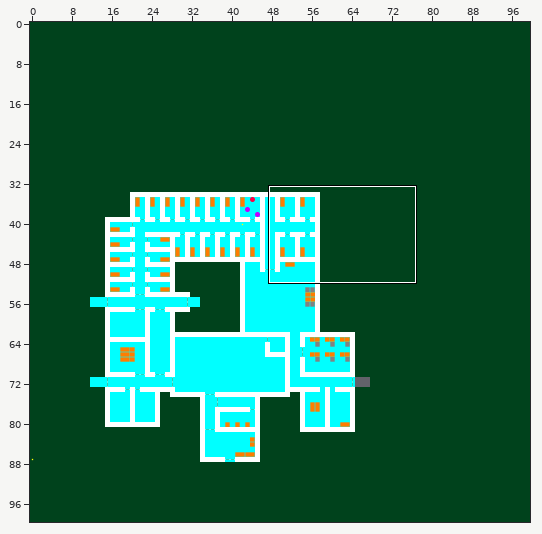
Two versions of a level (Tiled map, ALPHA TEX/world1beta.tmx). The first picture is a wide view before the edit; the outline marks the close-up.
Close-up. As it was:
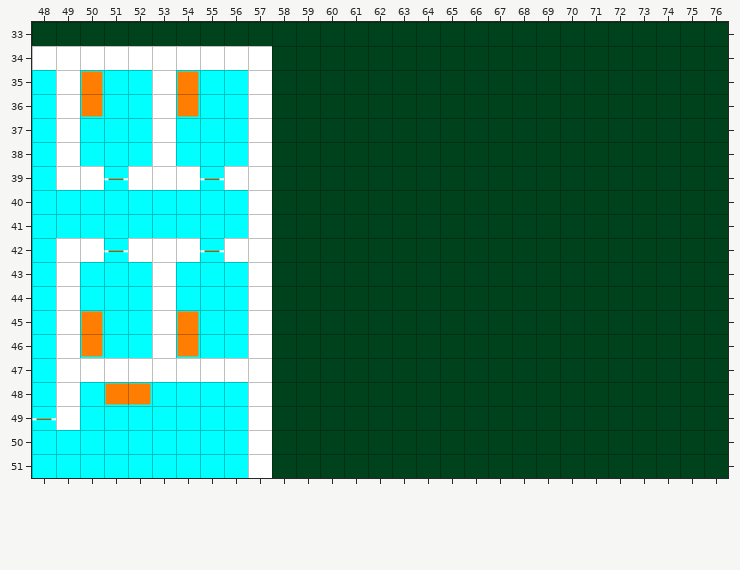
Cells are 64x64 px. Shown: x 48..76, y 33..51. The commit also changed other parts of the map, which this record leaves out.
After:
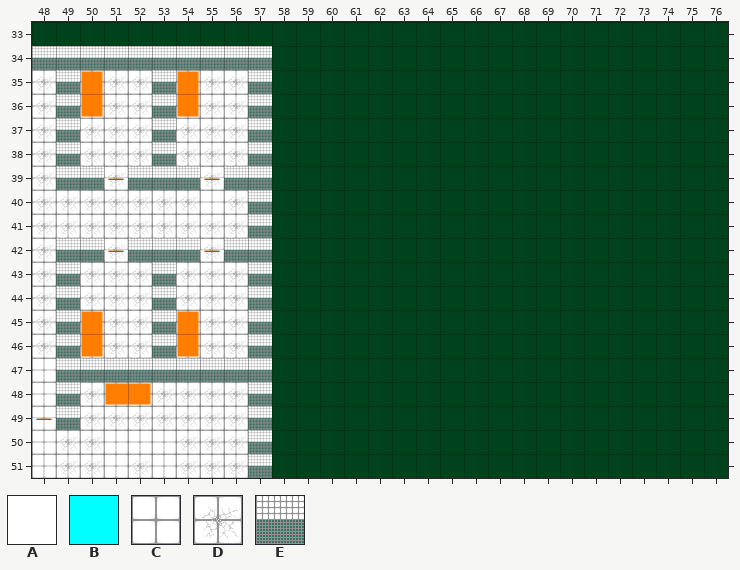
Key: from "alpha_sprite_sheet": A 0, B 1; from "floor_wall_sheet": C 0, D 4, E 5.
_ is an empty cell, . an unchanged one.
Edits made:
--- layer "Tile Layer 2 - Golv"
@@ x 48..56 @@
-35 B.BBB.BBB
-36 B.BBB.BBB
-37 B.BBB.BBB
-38 B.BBB.BBB
-39 B..B...B.
-40 BBBBBBBBB
-41 BBBBBBBBB
-42 B..B...B.
-43 B.BBB.BBB
-44 B.BBB.BBB
-45 B.BBB.BBB
-46 B.BBB.BBB
-47 B........
-48 B.BBBBBBB
-49 B.BBBBBBB
-50 BBBBBBBBB
-51 BBBBBBBBB
+35 _.___.___
+36 _.___.___
+37 _.___.___
+38 _.___.___
+39 _.._..._.
+40 _________
+41 _________
+42 _.._..._.
+43 _.___.___
+44 _.___.___
+45 _.___.___
+46 _.___.___
+47 _........
+48 _._______
+49 _._______
+50 _________
+51 _________
--- layer "väggar"
@@ x 48..57 @@
-34 AAAAAAAAAA
-35 _A___A___A
-36 _A___A___A
-37 _A___A___A
-38 _A___A___A
-39 _AA_AAA_AA
-40 _________A
-41 _________A
-42 _AA_AAA_AA
-43 _A___A___A
-44 _A___A___A
-45 _A___A___A
-46 _A___A___A
-47 _AAAAAAAAA
-48 _A_______A
-49 _A_______A
-50 _________A
-51 _________A
+34 EEEEEEEEEE
+35 DEDDDEDDDE
+36 DEDDDEDDDE
+37 DEDDDEDDDE
+38 DEDDDEDDDE
+39 DEEDEEEDEE
+40 DDDDDDDCDE
+41 DDDDDDDDDE
+42 DEEDEEEDEE
+43 DEDDDEDDDE
+44 DEDDDEDDDE
+45 DEDDDEDDDE
+46 DEDDDEDDDE
+47 CEEEEEEEEE
+48 CEDDDDDDDE
+49 CEDDDDDDDE
+50 CDDCCCDDDE
+51 CDDCDCDDDE
Changed places in both close-ups, as pixel boxes (x1, y1, x2, y2):
changed: (32, 46, 272, 478)
